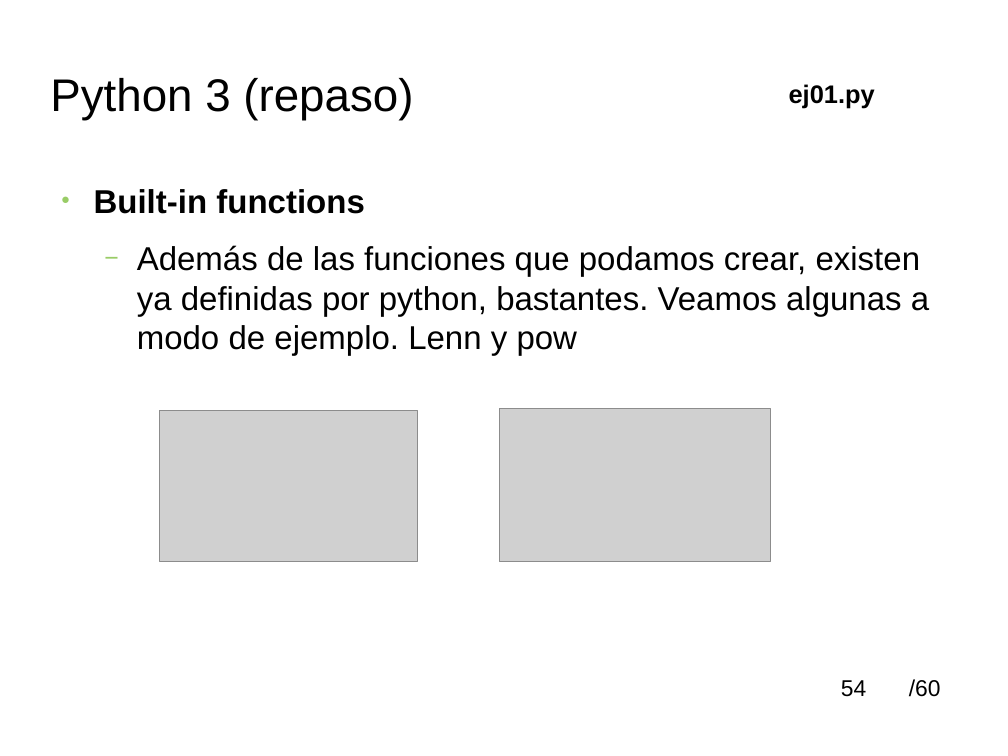
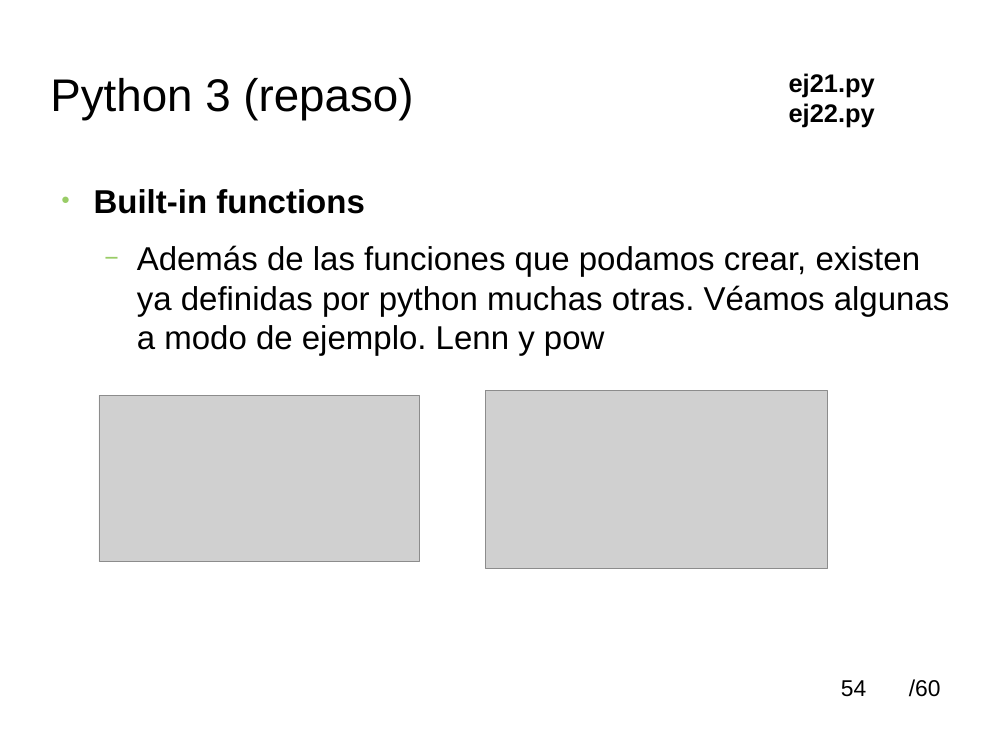
Before and after one commit to soa32123/cursoBasicoPythonSOM, a slide deck: slide 54 of material/python_tutoria_1smr.odp. Drawn at 1008x756 pixels with LibreOffice and Linux fonts; fonts in the diff are those of the drawing; grey boxes stand for pictures; background and template pictures are left out. Boxes give left, top, right and bottom in pixels: in the first picture for what was removed or moved away, otherwise in the second. Text is boxed around its words. In the diff, an @@ line names an element or a change of style, - is before the commit and + after.

```diff
--- a/material/python_tutoria_1smr.odp
+++ b/material/python_tutoria_1smr.odp
@@ text at (789,73,875,128): text changed @@
-ej01.py
+ej21.py
+ej22.py
@@ text at (137,245,950,356): text changed @@
-  − Además de las funciones que podamos crear, existen ya definidas por python, bastantes. Veamos algunas a modo de ejemplo. Lenn y pow
+  − Además de las funciones que podamos crear, existen ya definidas por python muchas otras. Véamos algunas a modo de ejemplo. Lenn y pow
@@ picture: place and size @@
-picture at (160,411,418,562)
+picture at (99,395,420,562)
@@ picture: place and size @@
-picture at (499,409,771,562)
+picture at (486,391,827,569)
```
Also in this commit, not shown: 24 other slides changed, 4 other files.
